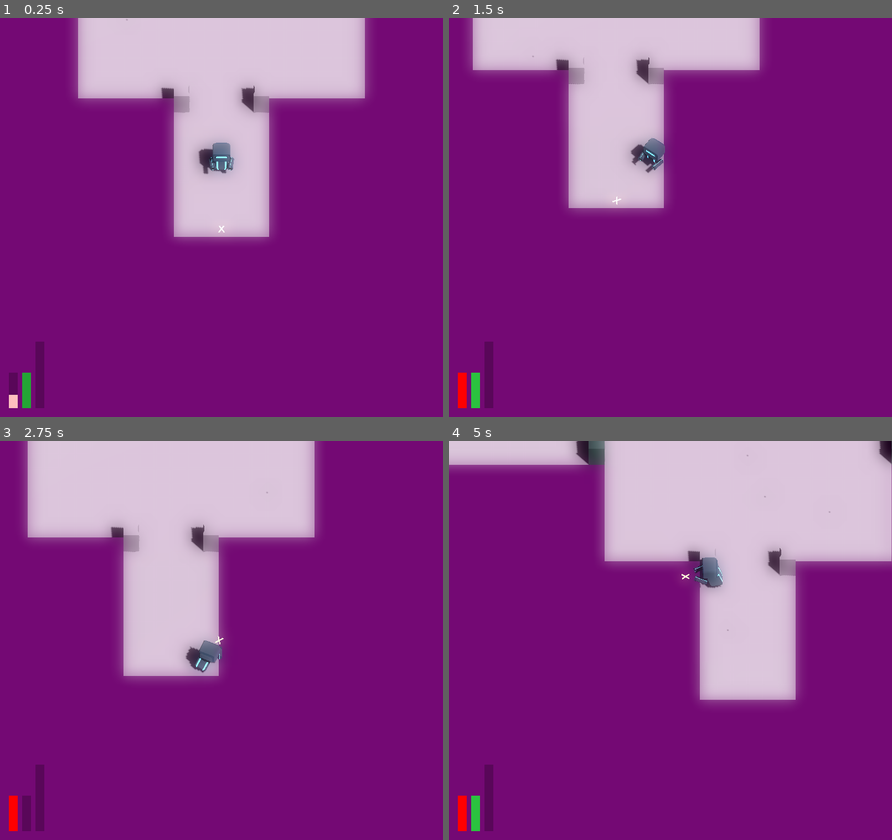
Above: before the commit, frames 1-4 (two rows, left to right).
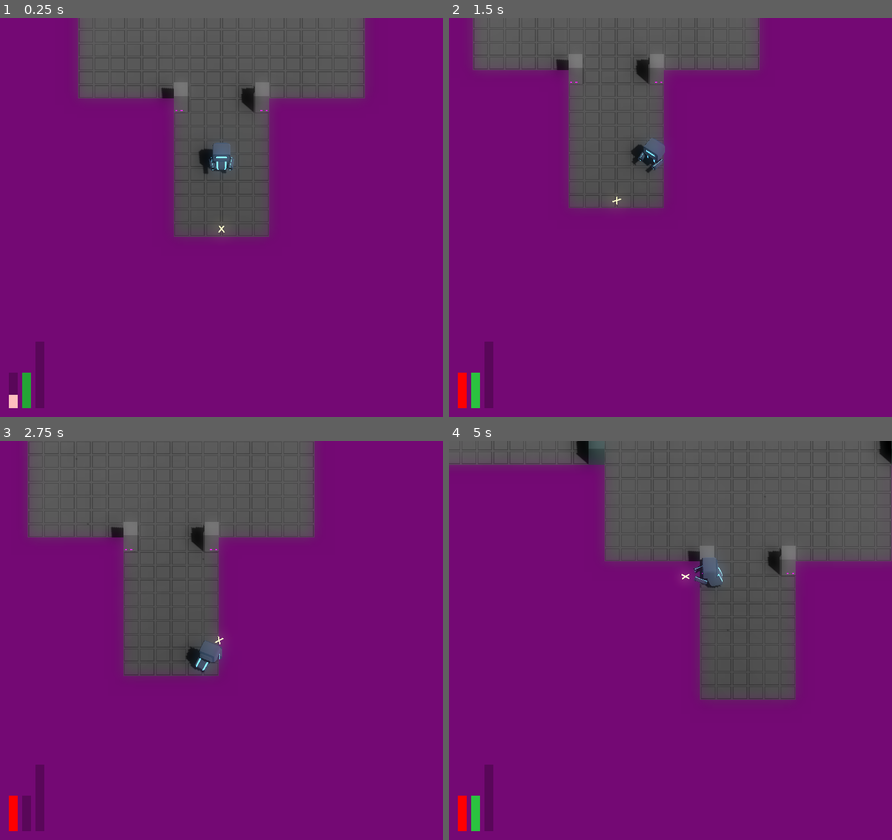
Above: after the commit, the same moments.

Repository: JackEvans24/bullet-absorb
Game: Godot game, scene res://scenes/main.tscn
Two runs of this game, one before a commit and one after it. Both use one fixed random seed, a clock stepped at 60 frames per second and the inputs below.
Inputs (mouse positions are in pixels of both pictures, inside the frame that each line leads up to):
- Up to frame 1 (0.25 s): no input
- Up to frame 2 (1.5 s): move the mouse to (767, 197) at 0.52 s; hold D (move_right) 0.53-1.28 s; hold Ctrl (absorb) 0.53-1.28 s; move the mouse to (581, 237) at 1.27 s; hold S (move_back) from 1.28 s (still down); tap Ctrl (absorb) at 1.35 s
- Up to frame 3 (2.75 s): move the mouse to (265, 552) at 2.02 s; release S (move_back) at 2.03 s; hold D (move_right) from 2.03 s (still down); hold Ctrl (absorb) from 2.03 s (still down); tap Space (dash) at 2.1 s
- Up to frame 4 (5 s): move the mouse to (648, 720) at 2.77 s; release D (move_right) at 2.78 s; release Ctrl (absorb) at 2.78 s; hold W (move_forward) 2.78-3.53 s; click (648, 720) at 2.85 s; tap Ctrl (absorb) at 3.05, 4.35 s; move the mouse to (803, 700) at 3.52 s; hold Ctrl (absorb) 3.53-4.28 s; hold A (move_left) from 3.53 s (still down); move the mouse to (537, 580) at 4.27 s

The runs differ from the first frame. In frame 1, 21% of the frame differs, in the area x 17-83%, y 0-56%; in frame 2, 16%; in frame 3, 24%; in frame 4, 30%, in the area x 0-100%, y 0-66%.

Commit message:
feat: add absorb area size to stats

Diff:
--- a/scripts/data/player_stats.gd
+++ b/scripts/data/player_stats.gd
@@ -4,3 +4,4 @@
 @export var max_power := 10
 @export var fire_cooldown_modifier := 1.0
 @export var absorb_windup_modifier := 0.8
+@export var absorb_area := 0.8
--- a/scripts/mechanics/player/player.gd
+++ b/scripts/mechanics/player/player.gd
@@ -56,9 +56,12 @@
 
 func update_stats(player_stats: PlayerStats):
 	stats = player_stats
+
 	health.initialise(stats.max_health)
 	aim.cooldown_modifier = stats.fire_cooldown_modifier
 	absorb.windup_modifier = stats.absorb_windup_modifier
+	absorb.destoy_area.scale = Vector3.ONE * stats.absorb_area
+	absorb.mesh.scale = Vector3.ONE * stats.absorb_area
 
 func _physics_process(_delta):
 	velocity = move_state.movement
